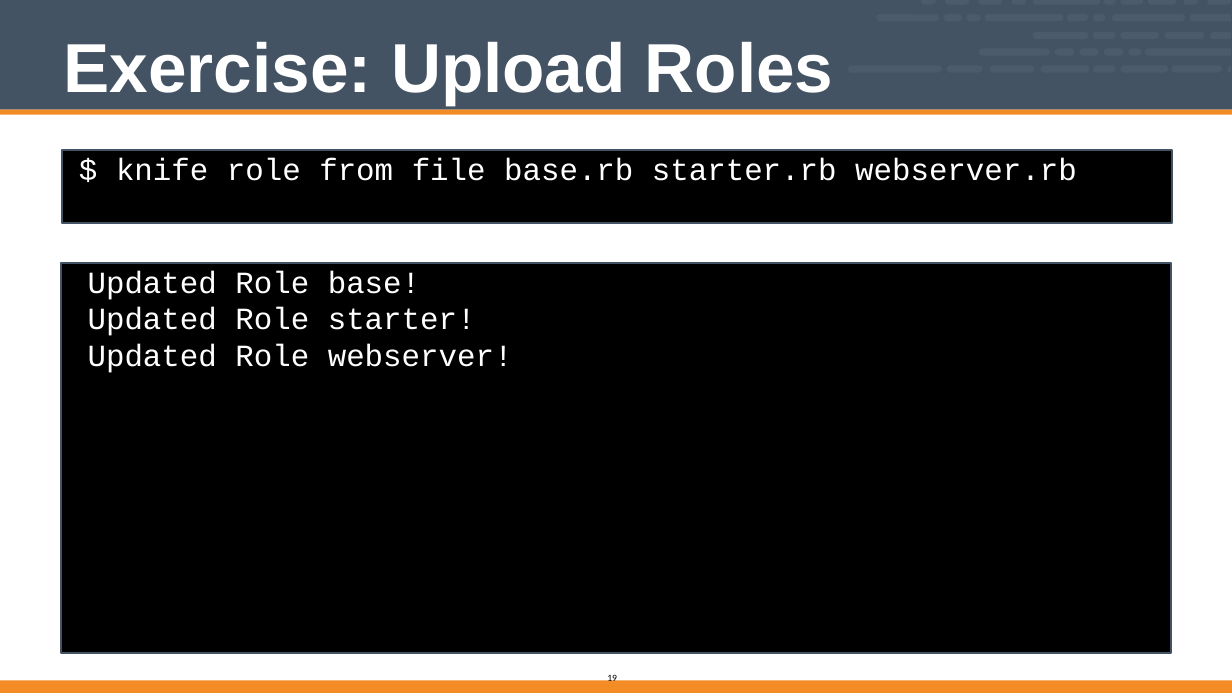
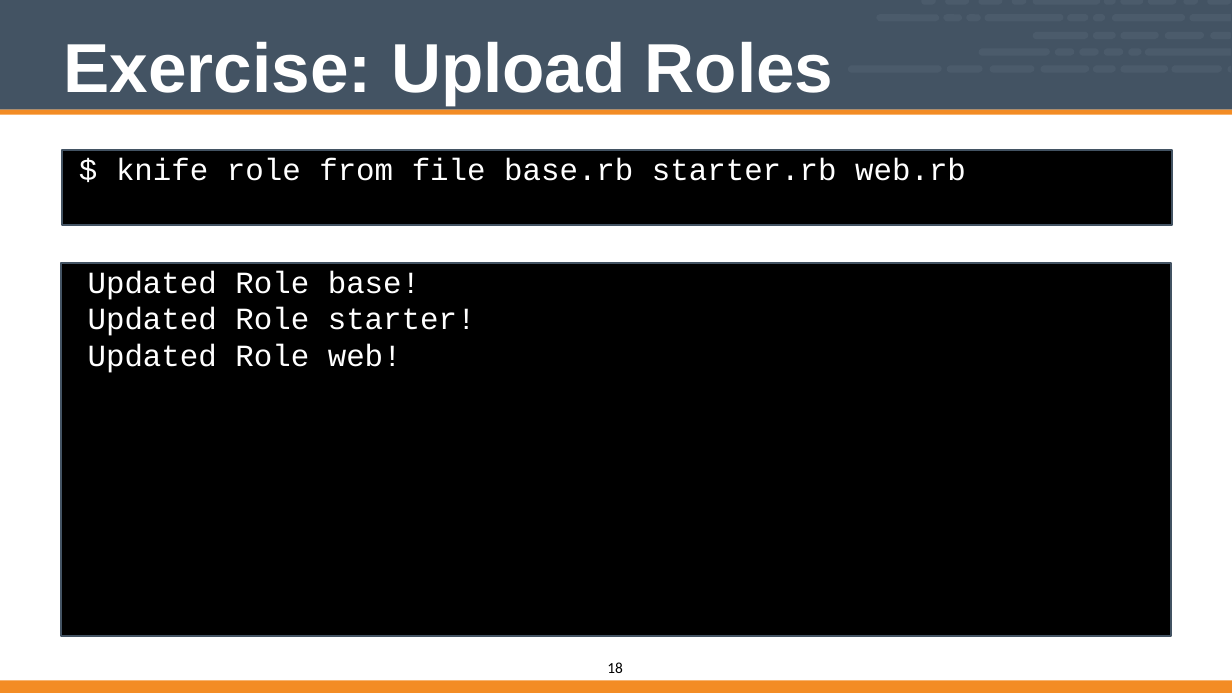
Before and after one commit to vinyar/chef-intermediate, a slide deck: slide 18 of Modules/02-Chef_Intermediate.pptx (slide 19 before the commit). Drawn at 1232x693 pixels with LibreOffice and Linux fonts; fonts in the diff are those of the drawing. Boxes give left, top, right and bottom in pixels: in the first picture for what was removed or moved away, otherwise in the second. Text is boxed around its words. In the diff, an @@ line names an element or a change of style, - is before the commit and + after.

```diff
--- a/Modules/02-Chef_Intermediate.pptx
+++ b/Modules/02-Chef_Intermediate.pptx
@@ text in rectangle at [116,158,966,181]: text changed @@
-$ knife role from file base.rb starter.rb webserver.rb
+$ knife role from file base.rb starter.rb web.rb
@@ rectangle "Updated Role base! Updated Role ...": place and size @@
-rectangle "Updated Role base! Updated Role ..." at [61,263,1172,652]
+rectangle "Updated Role base! Updated Role ..." at [61,263,1172,636]
@@ text in rectangle at [88,271,476,373]: text changed @@
-Updated Role base! Updated Role starter! Updated Role webserver!
+Updated Role base! Updated Role starter! Updated Role web!
@@ page number at [607,662,623,673]: text changed; size 10 to 16 pt @@
-19
+18
```
Also in this commit, not shown: 22 other slides changed, 2 slides added, 3 slides removed.
